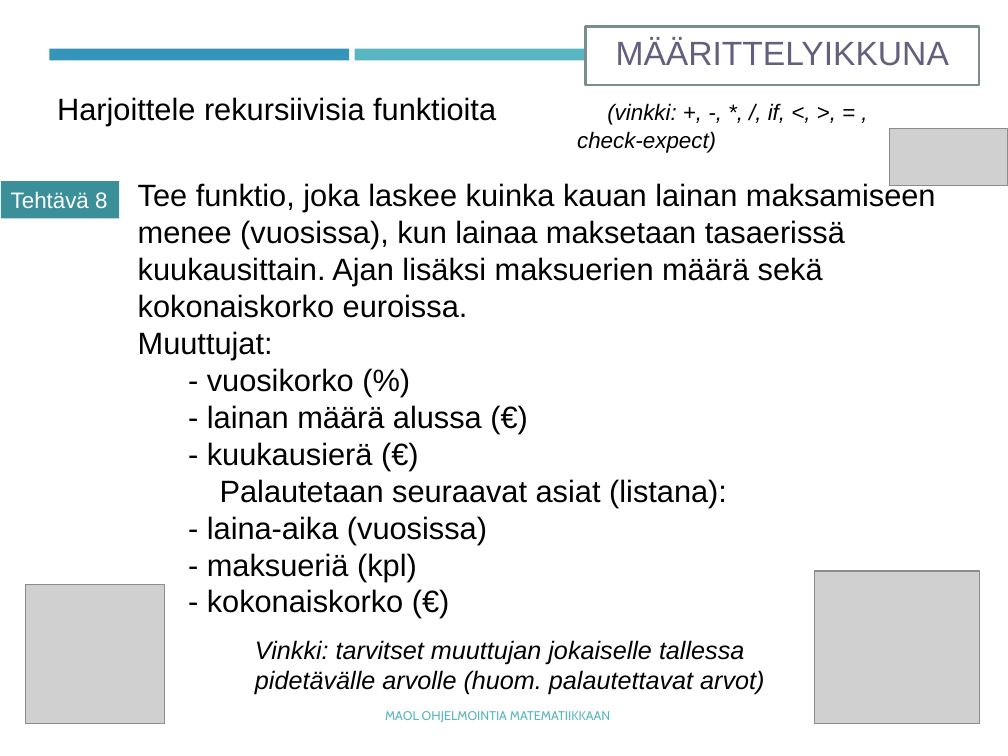
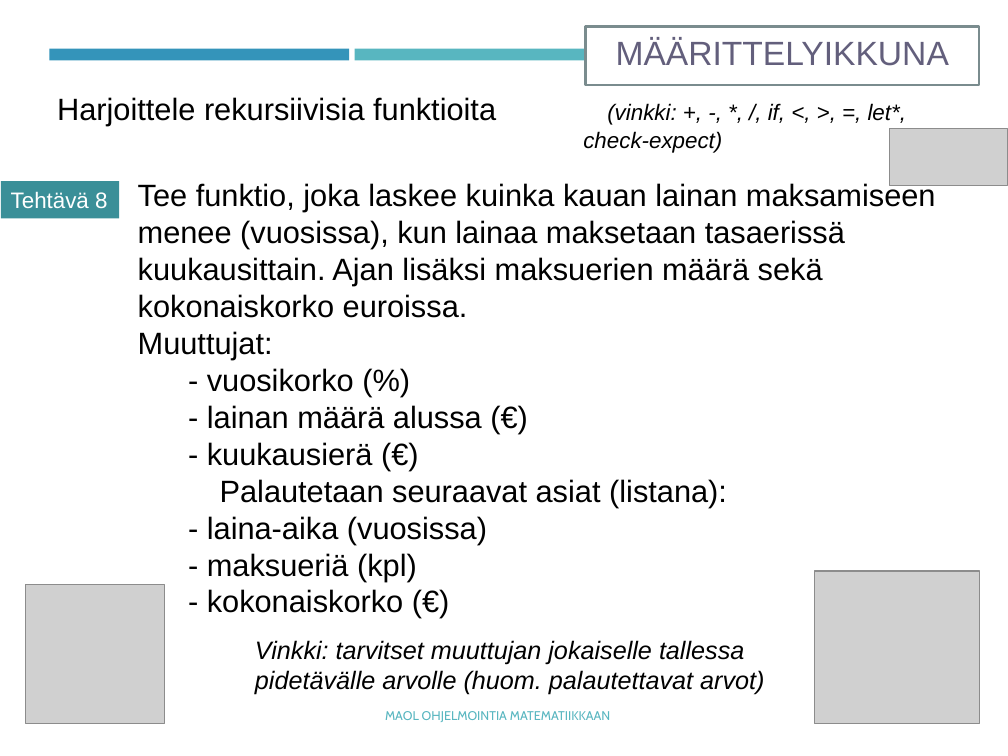
Before and after one commit to tyynetyyne/tyynetyyne.github.io, a slide deck: slide 25 of tehtavat/tiedostot/maol/power_point/Racket-MAOL-9-funktiot.pptx. Drawn at 1008x756 pixels with LibreOffice and Linux fonts; fonts in the diff are those of the drawing; grey boxes stand for pictures. Boxes give left, top, right and bottom in pixels: in the first picture for what was removed or moved away, otherwise in the second. Text is boxed around its words. In the diff, an @@ line names an element or a change of style, - is before the commit and + after.

```diff
--- a/tehtavat/tiedostot/maol/power_point/Racket-MAOL-9-funktiot.pptx
+++ b/tehtavat/tiedostot/maol/power_point/Racket-MAOL-9-funktiot.pptx
@@ text at [57, 97, 906, 153]: text changed @@
-Harjoittele rekursiivisia funktioita (vinkki: +, -, *, /, if, <, >, = , check-expect)
+Harjoittele rekursiivisia funktioita (vinkki: +, -, *, /, if, <, >, =, let*, check-expect)
```
Also in this commit, not shown: 2 other slides changed, 1 slide added, 1 other file.
